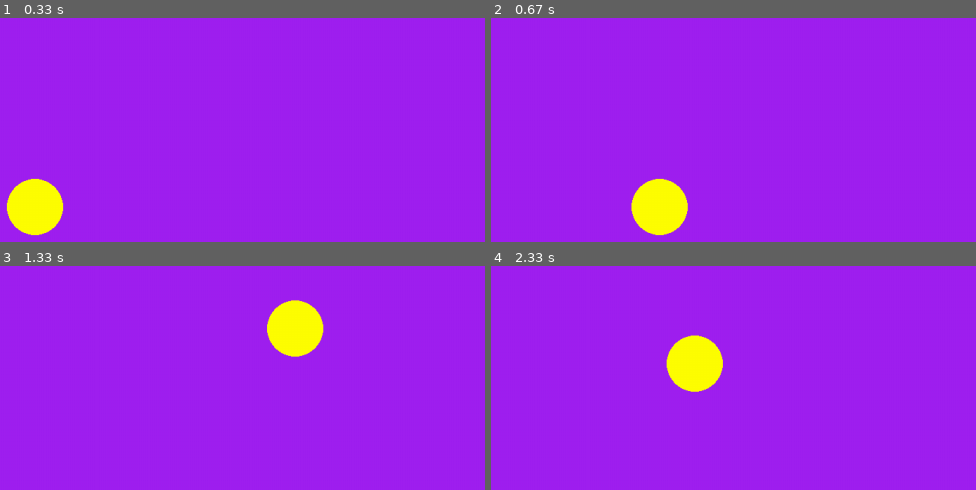
Above: before the commit, frames 1-4 (two rows, left to right).
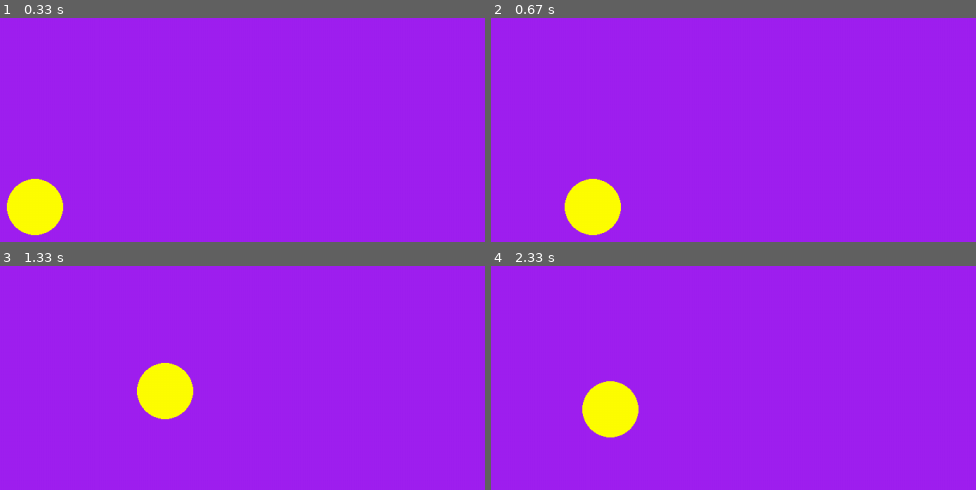
Above: after the commit, the same moments.

Repository: GamerNerd-i/CMSI-1010_Recitation-Examples
Game: pygame game, started from Week 11+ - Pygame/example+.py
Two runs of this game, one before a commit and one after it. Both use one fixed random seed, a clock stepped at 60 frames per second and the inputs below.
Inputs:
- Up to frame 1 (0.33 s): no input
- Up to frame 2 (0.67 s): hold D from 0.33 s (still down)
- Up to frame 3 (1.33 s): release D at 0.8 s; hold W 0.83-1.13 s; hold D from 1.17 s (still down)
- Up to frame 4 (2.33 s): release D at 1.63 s; hold A 1.67-2.2 s; hold S from 2.23 s (still down)

Frame 1 is identical in both runs. In frame 2, 4.7% of the frame differs, in the area x 15-41%, y 71-98%; in frame 3, 4.7%; in frame 4, 4.7%.

Commit message:
completed bonus example

Diff:
--- a/Week 11+ - Pygame/example+.py
+++ b/Week 11+ - Pygame/example+.py
@@ -1,43 +1,73 @@
 # Example file showing a circle moving on screen
-# Modified slightly from https://www.pygame.org/docs/
+# Modified from https://www.pygame.org/docs/
 import pygame
 
 # pygame setup
 pygame.init()
 screen = pygame.display.set_mode((1280, 720))
 clock = pygame.time.Clock()
+dt = 0.0
+
+"""
+For more modularity, we separate the size of our player (circle radius)
+and how much we move the player each frame into their own variables.
+
+With this change, you could also change the size or step amount during runtime,
+like we do with position.
+"""
+player_pos = pygame.Vector2(screen.get_width() / 2, screen.get_height() / 2)
+player_radius = 40
+movement_step = 300
+
+
+# This function replaces our logic from before, and adds some extra functionality
+## to stop us from moving beyond the screen. Read the given documentation to learn more.
+# If you make helper functions, remember to document them well so that you
+## (and your groupmates) know what you've written!
+def move_player(keystrokes):
+    """Reads the current keystrokes and moves the player by the amount
+    of pixels specified by the movement_step attribute.
+
+    Also checks the boundaries of the screen to make sure that the player never moves
+    outside them.
+
+    Args:
+        keystrokes: The sequence of key states from pygame.key.get_pressed()
+    """
+    if keystrokes[pygame.K_w] and (player_pos.y - player_radius) > 0:
+        player_pos.y -= movement_step * dt
+    if keystrokes[pygame.K_s] and (player_pos.y + player_radius) < screen.get_height():
+        player_pos.y += movement_step * dt
+    if keystrokes[pygame.K_a] and (player_pos.x - player_radius) > 0:
+        player_pos.x -= movement_step * dt
+    if keystrokes[pygame.K_d] and (player_pos.x + player_radius) < screen.get_width():
+        player_pos.x += movement_step * dt
+
+
 running = True
-
-player_pos = pygame.Vector2(screen.get_width() / 2, screen.get_height() / 2)
-
 while running:
-    # poll for events
-    # pygame.QUIT event means the user clicked X to close your window
     for event in pygame.event.get():
         if event.type == pygame.QUIT:
             running = False
 
-    # fill the screen with a color to wipe away anything from last frame
     screen.fill("purple")
+    pygame.draw.circle(screen, "yellow", player_pos, player_radius)
 
-    pygame.draw.circle(screen, "yellow", player_pos, 40)
+    # Remember, we moved all the functionality from the loop to a function to make it
+    ## more readable!
+    move_player(pygame.key.get_pressed())
 
-    keys = pygame.key.get_pressed()
-    if keys[pygame.K_w]:
-        player_pos.y -= 10
-    if keys[pygame.K_s]:
-        player_pos.y += 10
-    if keys[pygame.K_a]:
-        player_pos.x -= 10
-    if keys[pygame.K_d]:
-        player_pos.x += 10
-
-    # flip() the display to put your work on screen
     pygame.display.flip()
 
-    # limits FPS to 60
-    # dt is delta time in seconds since last frame, used for framerate-
-    # independent physics.
-    clock.tick(60)
+    """
+    "dt" is short for delta time: the number of seconds elapsed since
+    the previous frame.
+
+    In game development, it's used to make physics that don't depend on
+    the game's framerate.
+
+    You can see how it's used in move_player().
+    """
+    dt = clock.tick(60) / 1000
 
 pygame.quit()
